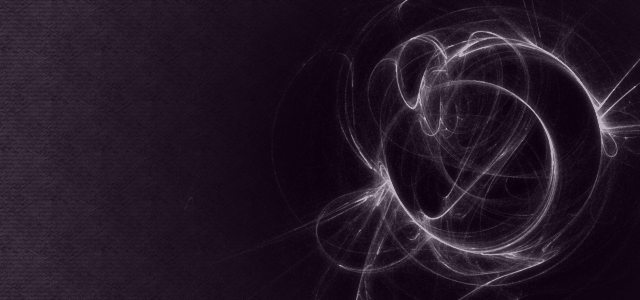
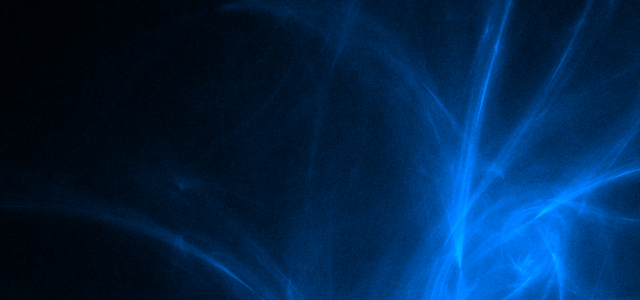
Comparing the layer stacks of the two 640×300 images. Changes:
"Flame": opacity 50% → 100%, moved it above "Flame copy", painted on it over left=0, top=0, right=640, bottom=300
removed layer "Flame Blur" (was 50%) over left=0, top=0, right=640, bottom=300
removed layer "Paper copy" (was 15%) over left=0, top=0, right=640, bottom=300
removed layer "Paper" (was 35%) over left=0, top=0, right=640, bottom=300
renamed "Color#1" to "Flame copy", opacity 15% → 100%, painted on it over left=0, top=0, right=640, bottom=300
removed layer "Flame Softglow" (was 50%) over left=0, top=0, right=640, bottom=300
